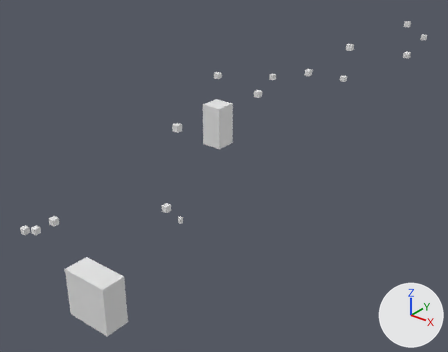
The OBJ model Assets/LevelData/Room4LevelData.obj: old version first, new version second.
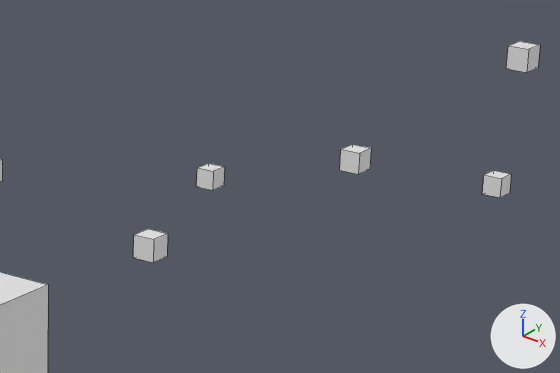
The first picture shows the older version from a camera (50 mm lens) standing at (152.0, -77.3, 99.2) and looking at (23.1, 83.8, -0.7). The close-ups show both versions on the part from 49% to 80% of the width and 9% to 36% of the height of that picture; other places that the commit changed are outside them. The lights are fixed; the arrows at lower right show +X, +Y and +Z. The close-ups show mesh edges as thin lines. Where no turn or scale is listed for an object, it has been applied to the vertices.

Objects in the first close-up: 'Exit_90.0_.001_Cube.001', 'Exit_90.0__Cube.001', 'HurtBox.001_Cube.001', 'Light.003_Cube.001', 'Light.005_Cube.001', 'Light.006_Cube.001'.
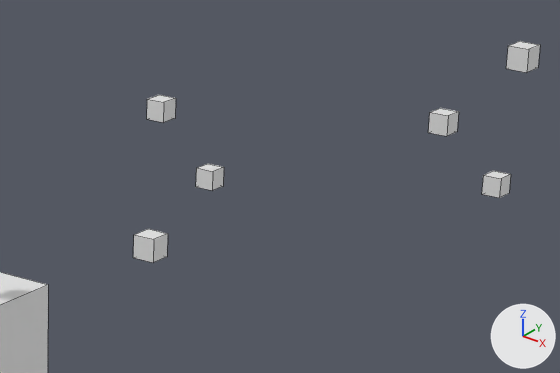
What differs and where, as boxes (x1, y1, x2, y2) in the close-ups (560 x 373 px):
'Light.005_Cube.001', deleted
    before: (340, 144, 371, 174)
'LS.005_Cube.001_Light.005_Cube.001', added
    after: (428, 108, 459, 136)
'LS.004_Cube.003_Light.004_Cube.005', added
    after: (147, 95, 176, 122)

Patch to the scene script:
```diff
--- a/Assets/LevelData/Room4LevelData.obj.py
+++ b/Assets/LevelData/Room4LevelData.obj.py
@@ me_ls_005_cube_001_light_005_cube_001 @@
+me_ls_005_cube_001_light_005_cube_001.from_pydata(...)  # a box spanning x 35.0..37.0, y 133.0..135.0, z 32.0..34.0
@@ me_ls_004_cube_003_light_004_cube_005 @@
+me_ls_004_cube_003_light_004_cube_005.from_pydata(...)  # a box spanning x 11.0..13.0, y 120.0..122.0, z 32.0..34.0
@@ ob_light_005_cube_001 @@
-ob_light_005_cube_001 = bpy.data.objects.new('Light.005_Cube.001', me_light_005_cube_001)
-ob_light_005_cube_001.location = (0.0, 0.0, 0.0)
@@ ob_ls_005_cube_001_light_005_cube_001 @@
+ob_ls_005_cube_001_light_005_cube_001 = bpy.data.objects.new('LS.005_Cube.001_Light.005_Cube.001', me_ls_005_cube_001_light_005_cube_001)
+ob_ls_005_cube_001_light_005_cube_001.location = (0.0, 0.0, 0.0)
@@ ob_ls_004_cube_003_light_004_cube_005 @@
+ob_ls_004_cube_003_light_004_cube_005 = bpy.data.objects.new('LS.004_Cube.003_Light.004_Cube.005', me_ls_004_cube_003_light_004_cube_005)
+ob_ls_004_cube_003_light_004_cube_005.location = (0.0, 0.0, 0.0)
```
